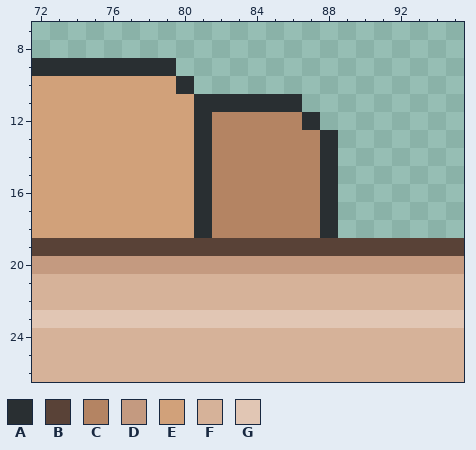
Pixel-art file, stored at tools/src/Journal.aseprite. The picture above was drawn from the file before the commit.
256x160 pixels, 1 frame. Colours within 5 levels of each other are drawn and written as one. Shown: x 72..95, y 7..26. The commit also changed other parts of the picture, which this record leaves out.
Palette (. is transparent): A #292f32  B #594237  C #b48463  D #c49a80  E #d1a17a  F #d6b299  G #e1c6b4
Pixels before, first column x 72:
 9 AAAAAAAA................
10 EEEEEEEEA...............
11 EEEEEEEEEAAAAAA.........
12 EEEEEEEEEACCCCCA........
13 EEEEEEEEEACCCCCCA.......
14 EEEEEEEEEACCCCCCA.......
15 EEEEEEEEEACCCCCCA.......
16 EEEEEEEEEACCCCCCA.......
17 EEEEEEEEEACCCCCCA.......
18 EEEEEEEEEACCCCCCA.......
19 BBBBBBBBBBBBBBBBBBBBBBBB
20 DDDDDDDDDDDDDDDDDDDDDDDD
21 FFFFFFFFFFFFFFFFFFFFFFFF
22 FFFFFFFFFFFFFFFFFFFFFFFF
23 GGGGGGGGGGGGGGGGGGGGGGGG
24 FFFFFFFFFFFFFFFFFFFFFFFF
25 FFFFFFFFFFFFFFFFFFFFFFFF
26 FFFFFFFFFFFFFFFFFFFFFFFF
New version:
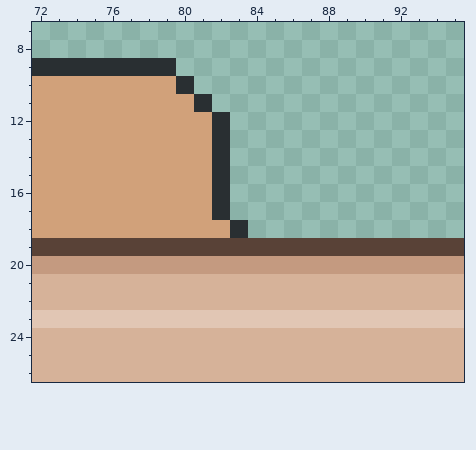
From old to new:
Layer "Layer 3":
y 11: x 82..86 AAAAA -> .....
y 12: x 81..87 ACCCCCA -> EA.....
y 13..17: x 81..88 ACCCCCCA -> EA......
y 18: x 81..88 ACCCCCCA -> EEA.....
Where, in picture pixels (left, top, right, bottom), the same in both pictures:
changed: (194, 94, 338, 238)
